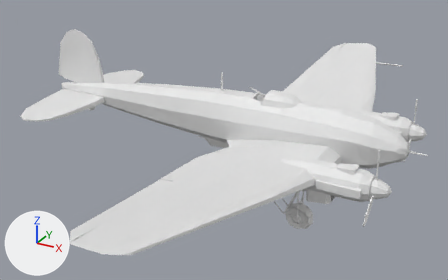
What one commit did to the FBX model AntiAirGunGame/Assets/Core/Models/MainLevel/Bomber/he111.fbx.
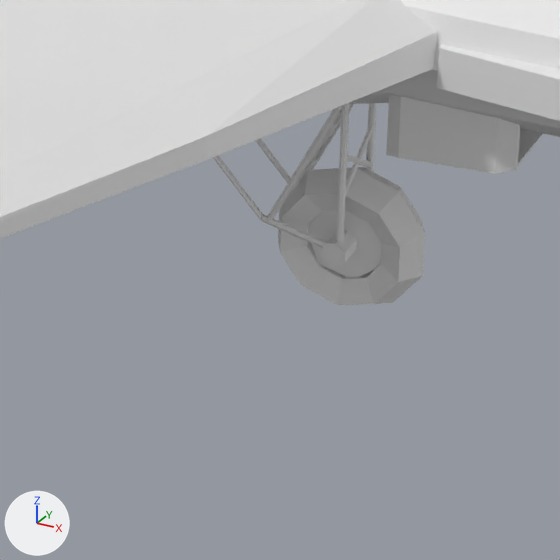
Each version appears first whole from a camera (50 mm lens) standing at (32.3, -57.4, 25.5) and looking at (1.1, -0.8, -2.8), and next in a close-up on the part from 52% to 76% of the width and 61% to 99% of the height. The axes (+X, +Y, +Z) are drawn at lower left. The lights are the same throughout. Materials are left out; every surface is plain grey. Where no turn or scale is listed for an object, it has been applied to the vertices. Vertices at the same position are counted once.

The first close-up shows 'planeLowPoly'.
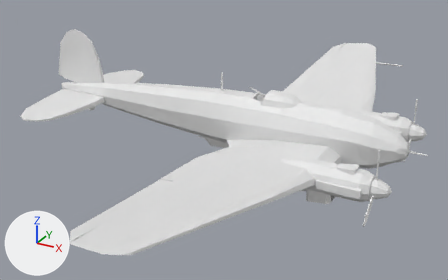
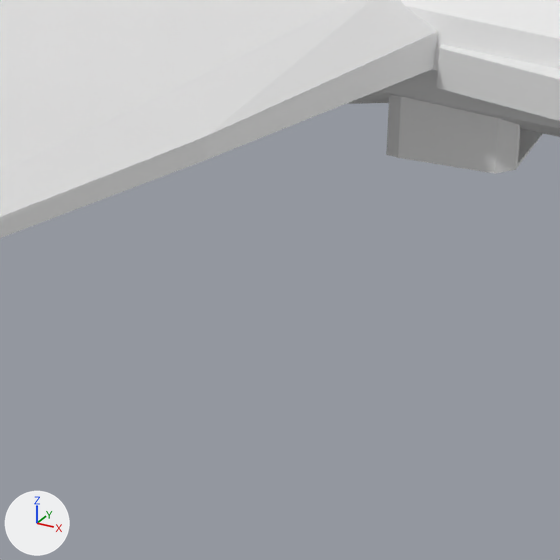
The change, as a diff of the scene's bpy script:
```diff
--- a/AntiAirGunGame/Assets/Core/Models/MainLevel/Bomber/he111.fbx.py
+++ b/AntiAirGunGame/Assets/Core/Models/MainLevel/Bomber/he111.fbx.py
@@ me_um7r08kwxychn1dg3ine200uk @@
 # used by ob_planelowpoly; location = (0.0, 0.0, 0.0)
-me_um7r08kwxychn1dg3ine200uk.from_pydata(...)  # 4693 vertices, 8207 faces; spans x -23.3..23.3, y -30.8..30.8, z -7.4..7.4
+me_um7r08kwxychn1dg3ine200uk.from_pydata(...)  # 4303 vertices, 7451 faces; spans x -23.3..23.3, y -30.8..30.8, z -3.8..7.4
+# me_um7r08kwxychn1dg3ine200uk part 1: 17 loose pieces with 291 vertices, spanning x 11.5..14.6, y -8.1..8.3, z -7.4..-3.2, are deleted
+# me_um7r08kwxychn1dg3ine200uk part 2
+# 55 vertices are removed from x 11.7..13.3, y -8.1..-6.5, z -5.9..-3.6
+# 142 faces are deleted
+# 2 vertices move within x 7.6, y -6.6, z -1.3
+# 4 new faces join them
```

Changed parts and their boxes (x1, y1, x2, y2) in the close-ups (560 x 560 px):
'planeLowPoly', reshaped: before (0, 0, 560, 305); after (0, 0, 560, 238)
part 1 of me_um7r08kwxychn1dg3ine200uk, deleted: before (261, 123, 425, 305)
part 2 of me_um7r08kwxychn1dg3ine200uk, cut back: before (213, 103, 376, 244)
